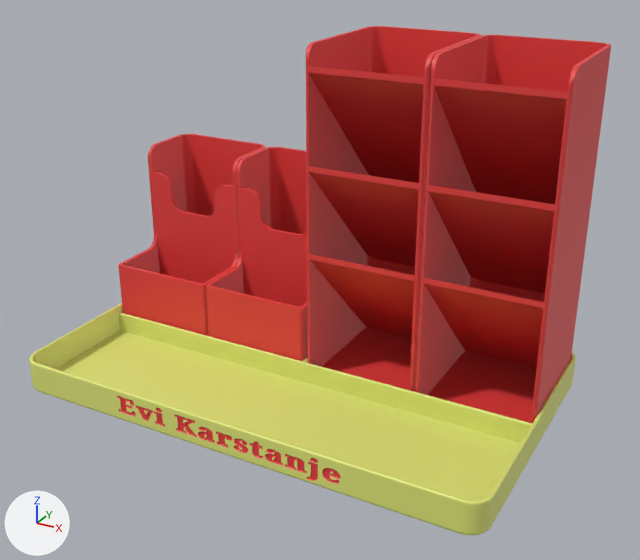
The glTF model public/models/DeskOrgan.glb, before and after one commit.
One viewpoint serves both versions: a camera (50 mm lens) standing at (2.01, -3.47, 1.64) and looking at (0.13, -0.05, -0.07). The lights are fixed; the arrows at lower left show +X, +Y and +Z. The first picture is the older version. Where no turn or scale is listed for an object, it has been applied to the vertices. Vertices at exactly the same position are counted once.

The first picture shows 'Desk Organiser Small.001'.
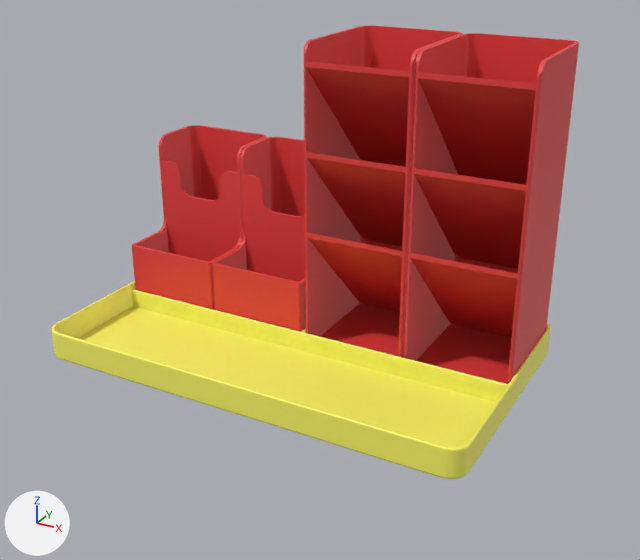
Location of each change, [x1, y1, x2, y2] in pixels of the pictures (640 x 560 px; the box of a moved part takes in the faces that stretch with it):
'Desk Organiser Small.001', reshaped, moved, rescaled (23% narrower, 29% shorter)
    before: [29, 26, 611, 535]
    after: [132, 25, 579, 384]
'Desk Organiser Plate', added (yellow)
    after: [51, 281, 551, 479]
part 1 of me_desk_organiser_small_001, moved or reshaped
    before: [206, 147, 308, 361]
    after: [212, 137, 306, 332]
part 2 of me_desk_organiser_small_001, moved or reshaped
    before: [118, 134, 265, 336]
    after: [132, 125, 267, 310]
part 3 of me_desk_organiser_small_001, moved or reshaped
    before: [415, 35, 611, 423]
    after: [403, 33, 579, 384]
part 4 of me_desk_organiser_small_001, moved or reshaped
    before: [306, 26, 481, 392]
    after: [304, 25, 463, 357]
part 5 of me_desk_organiser_small_001, deleted
    before: [29, 303, 576, 535]

The edits, one by one:
Material 'Material.010' (mat_material_010) is new.
Its base color is (1.0, 0.957, 0.134) (yellow #fffa66).
me_desk_organiser_small_001 is used by ob_desk_organiser_small_001; location (22.616, 55.151, 2.0); scale (0.01, 0.01, 0.01).
me_desk_organiser_small_001 had 13717 vertices, 27516 faces and spanned x -2384.0..-2138.0, y -5589.0..-5443.0, z -270.0..-98.0.
me_desk_organiser_small_001 now has 3126 vertices, 6281 faces and spans x -122.0..119.0, y 3.0..73.0, z -58.0..112.0.
me_desk_organiser_small_001 part 1: the loose piece of 586 vertices spanning x -2322.0..-2262.0, y -5515.0..-5445.0, z -268.0..-168.0 is moved by (2260.0, 5517.0, 211.0).
me_desk_organiser_small_001 part 2: the loose piece of 586 vertices spanning x -2382.0..-2322.0, y -5514.0..-5445.0, z -268.0..-168.0 is moved by (2260.0, 5517.0, 211.0).
me_desk_organiser_small_001 part 3: the loose piece of 962 vertices spanning x -2200.0..-2140.0, y -5514.0..-5445.0, z -268.0..-98.0 is moved by (2260.0, 5517.0, 211.0).
me_desk_organiser_small_001 part 4: the loose piece of 962 vertices spanning x -2260.0..-2200.0, y -5514.0..-5445.0, z -268.0..-98.0 is moved by (2260.0, 5517.0, 211.0).
me_desk_organiser_small_001 part 5: the loose piece of 10621 vertices spanning x -2384.0..-2138.0, y -5589.0..-5443.0, z -270.0..-253.0 is deleted.
Other edits to the shape of me_desk_organiser_small_001 do not show in these pictures.
me_desk_organiser_small_001 no longer uses material mat_material_001 (yellow #e2e779).
me_desk_organiser_small_001 gains material mat_material_010 (yellow #fffa66).
Mesh me_desk_organiser_plate is new.
It has 3519 vertices, 7032 faces and spans x -1.12..1.09, y 0.34..1.66, z 0.0..0.15.
It uses material mat_material_010 (yellow #fffa66).
Object 'Desk Organiser Small.001' (ob_desk_organiser_small_001) moves from (22.616, 55.151, 2.0) to (0.015, -0.027, 0.017).
Object 'Desk Organiser Small.001' (ob_desk_organiser_small_001) is rescaled from (0.01, 0.01, 0.01) to (0.009, 0.009, 0.009).
Object 'Desk Organiser Plate' (ob_desk_organiser_plate) is new; it shows me_desk_organiser_plate.
Its location is (0.015, -1.01, -0.52).
